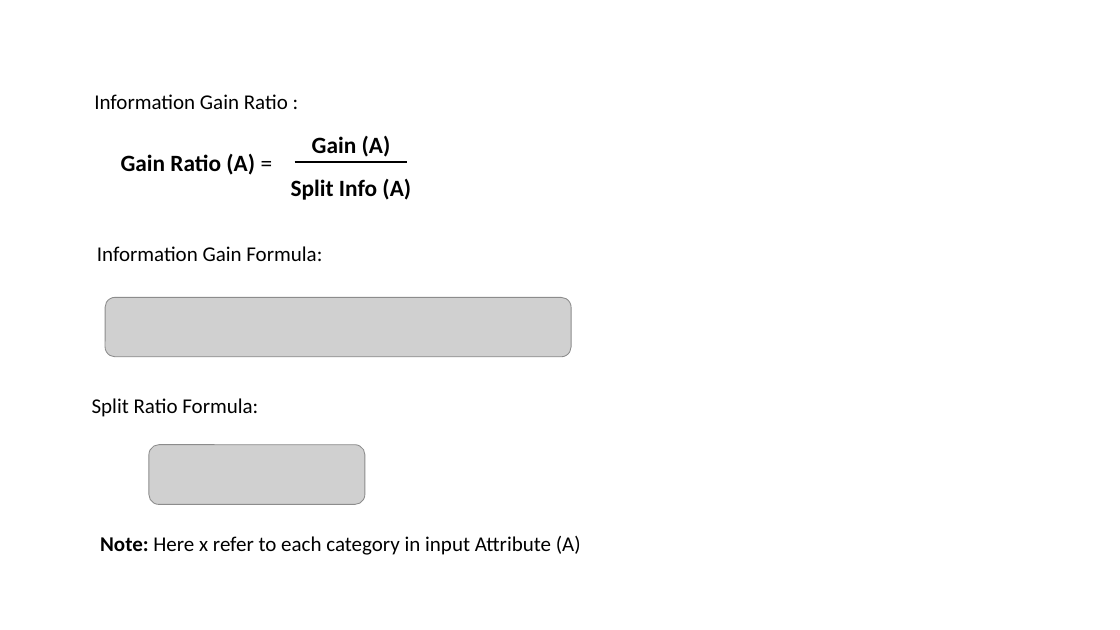
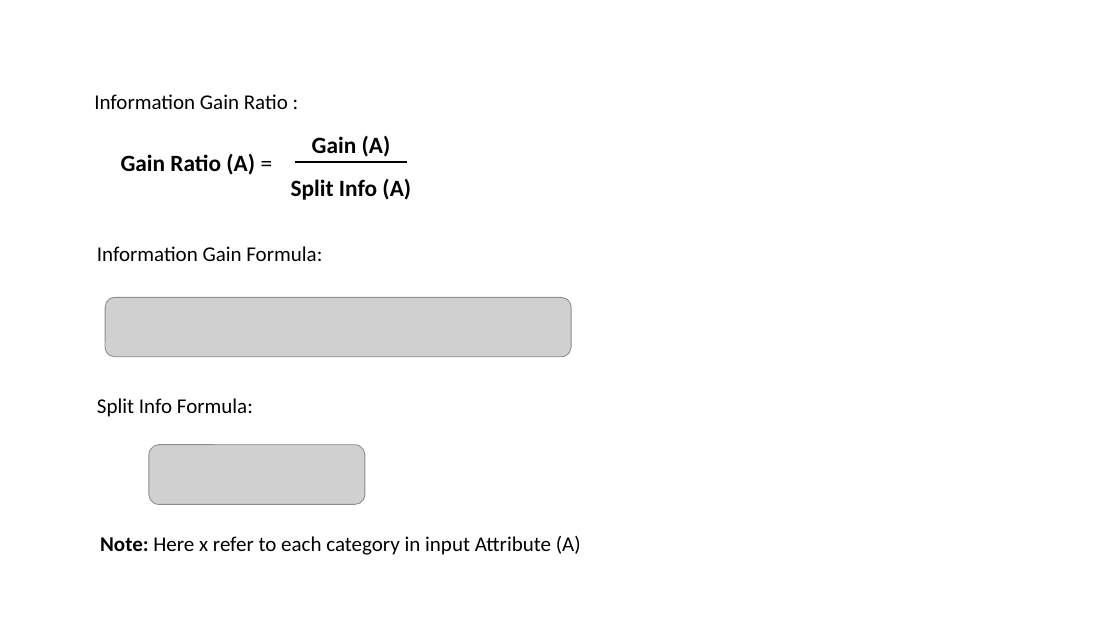
Before and after one commit to MJ029/Machine-Learning-101, a slide deck: slide 4 of 4-Classification Models/Decision Trees/References/C4.5 - Data Preperation.pptx. Drawn at 1120x630 pixels with LibreOffice and Linux fonts; fonts in the diff are those of the drawing; grey boxes stand for pictures. Boxes give left, top, right and bottom in pixels: in the first picture for what was removed or moved away, otherwise in the second. Text is boxed around its words. In the diff, an @@ line names an element or a change of style, - is before the commit and + after.

```diff
--- a/4-Classification Models/Decision Trees/References/C4.5 - Data Preperation.pptx
+++ b/4-Classification Models/Decision Trees/References/C4.5 - Data Preperation.pptx
@@ text at [97,398,253,417]: text changed @@
-Split Ratio Formula:
+Split Info Formula:
```
Also in this commit, not shown: 3 other slides changed, 1 slide added, 53 other files.
